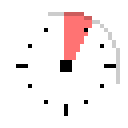
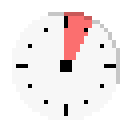
Layers edited between the first and the second 128×128 image:
painted on "Layer 4" over [64, 16, 68, 28]
added layer "Layer 5" above "Layer 1" over [12, 12, 120, 120]
